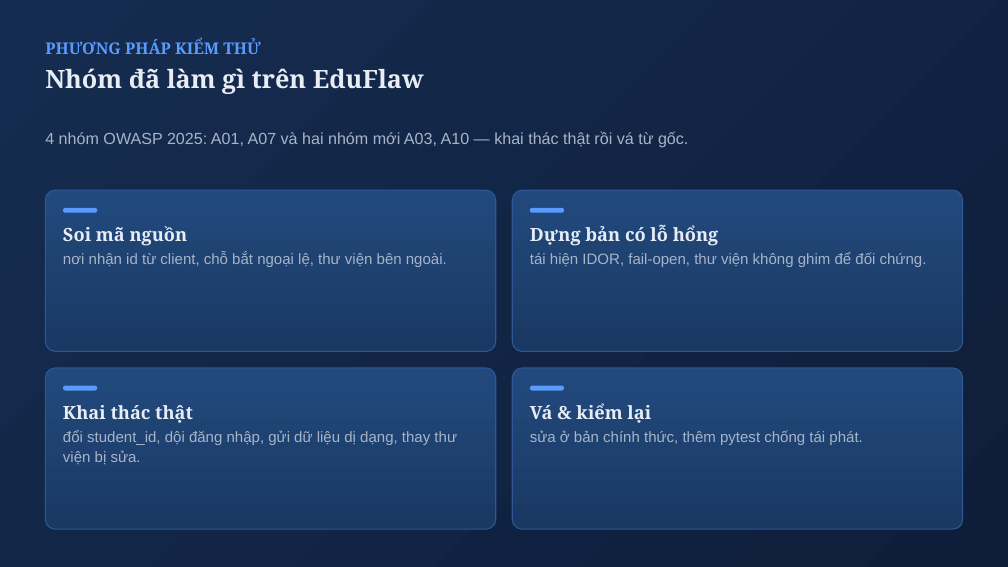
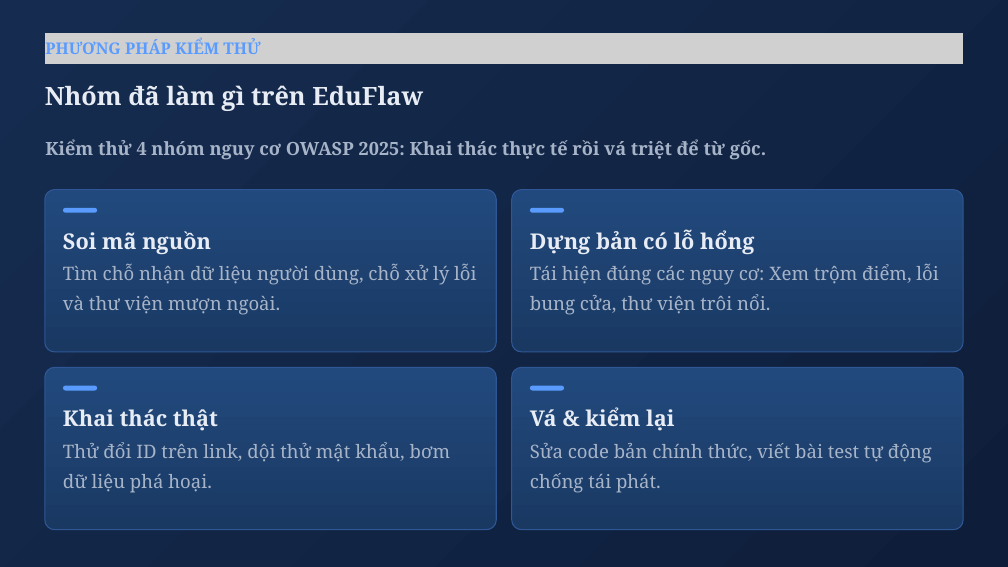
Before and after one commit to Luffyreals/EduFlaw-CSATTT, a slide deck: slide 10 of EduFlaw-OWASP2025.pptx. Drawn at 1008x567 pixels with LibreOffice and Linux fonts; fonts in the diff are those of the drawing; grey boxes stand for pictures. Boxes give left, top, right and bottom in pixels: in the first picture for what was removed or moved away, otherwise in the second. Text is boxed around its words. In the diff, an @@ line names an element or a change of style, - is before the commit and + after.

Commit message:
style(slides): update 86 text blocks in EduFlaw-OWASP2025.pptx to be concise and jargon-free

```diff
--- a/EduFlaw-OWASP2025.pptx
+++ b/EduFlaw-OWASP2025.pptx
@@ text "PHƯƠNG PHÁP KIỂM THỬ" at (45,40,260,54): line spacing 1 to 27.6pt @@
@@ picture added at (45,33,963,64) @@
@@ text "Nhóm đã làm gì trên ...": place and size @@
-text "Nhóm đã làm gì trên ..." at (45,68,424,94)
+text "Nhóm đã làm gì trên ..." at (45,85,423,111)
@@ text at (45,139,766,160): text changed; size 23 to 26 pt; font Arial to Noto Serif; bold on @@
-4 nhóm OWASP 2025: A01, A07 và hai nhóm mới A03, A10 — khai thác thật rồi vá từ gốc.
+Kiểm thử 4 nhóm nguy cơ OWASP 2025: Khai thác thực tế rồi vá triệt để từ gốc.
@@ rounded rectangle removed at (45,190,496,351) @@
@@ freeform shape added at (45,190,496,352), fill gradient #22497D to #193963, outline #2F5796 1.5 pt @@
@@ rounded rectangle removed at (512,190,963,351) @@
@@ freeform shape added at (512,190,963,352), fill gradient #22497D to #193963, outline #2F5796 1.5 pt @@
@@ text at (63,231,211,254): size 26 to 31 pt in "Soi mã nguồn"; line spacing 30.2pt to 50.8pt @@
@@ text at (530,229,754,254): size 26 to 31 pt in "Dựng bản có lỗ hổng"; line spacing 30.2pt to 50.8pt @@
@@ text at (63,263,476,315): text changed; size 21.5 to 26.5 pt; font Arial to Noto Serif @@
-nơi nhận id từ client, chỗ bắt ngoại lệ, thư viện bên ngoài.
+Tìm chỗ nhận dữ liệu người dùng, chỗ xử lý lỗi và thư viện mượn ngoài.
@@ text at (530,264,938,315): text changed; size 21.5 to 26.5 pt; font Arial to Noto Serif @@
-tái hiện IDOR, fail-open, thư viện không ghim để đối chứng.
+Tái hiện đúng các nguy cơ: Xem trộm điểm, lỗi bung cửa, thư viện trôi nổi.
@@ rounded rectangle removed at (45,368,496,529) @@
@@ freeform shape added at (45,367,496,530), fill gradient #22497D to #193963, outline #2F5796 1.5 pt @@
@@ rounded rectangle removed at (512,368,963,529) @@
@@ freeform shape added at (512,367,963,530), fill gradient #22497D to #193963, outline #2F5796 1.5 pt @@
@@ text at (63,409,218,431): size 26 to 31 pt in "Khai thác thật"; line spacing 30.2pt to 50.8pt @@
@@ text at (530,407,674,431): size 26 to 31 pt in "Vá & kiểm lại"; line spacing 30.2pt to 50.8pt @@
@@ text at (63,442,451,493): text changed; size 21.5 to 26.5 pt; font Arial to Noto Serif @@
-đổi student_id, dội đăng nhập, gửi dữ liệu dị dạng, thay thư viện bị sửa.
+Thử đổi ID trên link, dội thử mật khẩu, bơm dữ liệu phá hoại.
@@ text at (530,443,932,493): text changed; size 21.5 to 26.5 pt; font Arial to Noto Serif @@
-sửa ở bản chính thức, thêm pytest chống tái phát.
+Sửa code bản chính thức, viết bài test tự động chống tái phát.
```
Also in this commit, not shown: 19 other slides changed, 4 slides added, 4 slides removed.
